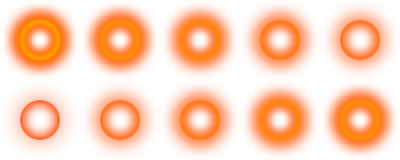
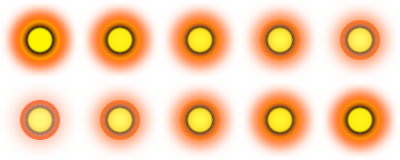
The second w=400, h=160 image is a revision of the first. Changes to its layers:
added group "Lvl2" with 10 layers above "Lvl 1" over 27, 27, 373, 133
added layer "Ellipse 2 kopieren 9" (90%) in group "Lvl2" over 347, 107, 373, 133
added layer "Ellipse 2 kopieren 8" (80%) in group "Lvl2" over 267, 107, 293, 133
added layer "Ellipse 2 kopieren 7" (70%) in group "Lvl2" over 187, 107, 213, 133
added layer "Ellipse 2 kopieren 6" (60%) in group "Lvl2" over 107, 107, 133, 133
added layer "Ellipse 2 kopieren 5" (50%) in group "Lvl2" over 27, 107, 53, 133
added layer "Ellipse 2 kopieren 4" (60%) in group "Lvl2" over 347, 27, 373, 53
added layer "Ellipse 2 kopieren 3" (70%) in group "Lvl2" over 267, 27, 293, 53
added layer "Ellipse 2 kopieren 2" (80%) in group "Lvl2" over 187, 27, 213, 53
added layer "Ellipse 2 kopieren" (90%) in group "Lvl2" over 107, 27, 133, 53
added layer "Ellipse 2" in group "Lvl2" over 27, 27, 53, 53
added group "Lvl 1" with 70 layers above "Ebene 1" over 21, 21, 379, 139
moved "Gruppe 3 kopieren" into group "Lvl 1" over 21, 101, 59, 139
moved "Gruppe 3 kopieren 2" into group "Lvl 1" over 101, 101, 139, 139
moved "Gruppe 3" into group "Lvl 1" over 341, 21, 379, 59
moved "Gruppe 4 kopieren" into group "Lvl 1" over 181, 101, 219, 139
moved "Gruppe 4" into group "Lvl 1" over 261, 21, 299, 59
moved "Gruppe 5 kopieren" into group "Lvl 1" over 261, 101, 299, 139
moved "Gruppe 5" into group "Lvl 1" over 181, 21, 219, 59
moved "Gruppe 6 kopieren" into group "Lvl 1" over 341, 101, 379, 139
moved "Gruppe 6" into group "Lvl 1" over 101, 21, 139, 59
moved "Gruppe 2" into group "Lvl 1" over 21, 21, 59, 59
